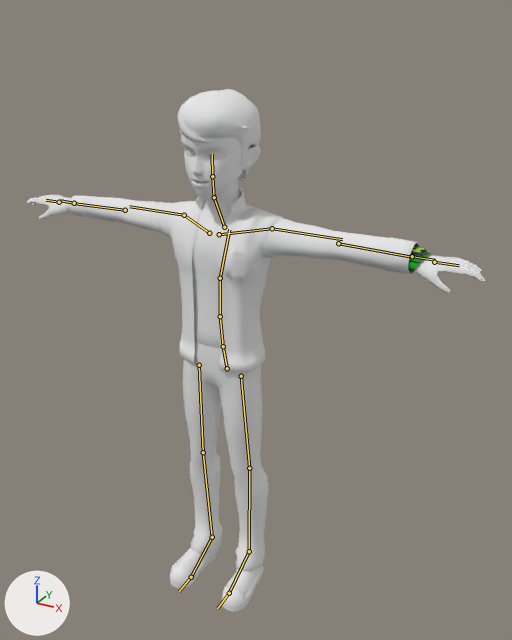
Two versions of the glTF model data/ben_tennyson.glb, one commit apart.
Rendered twice from a 50 mm camera at (0.958, -1.53, 1.683) aimed at (0.075, 0.077, 0.88). The axes (+X, +Y, +Z) are drawn at lower left. The lights are the same throughout. The picture after the commit comes second. The bones that change, and the others that lie on the model, are drawn over the model as lines.

The first picture shows 'Mesh_1', 'Skinned Mesh 0'.
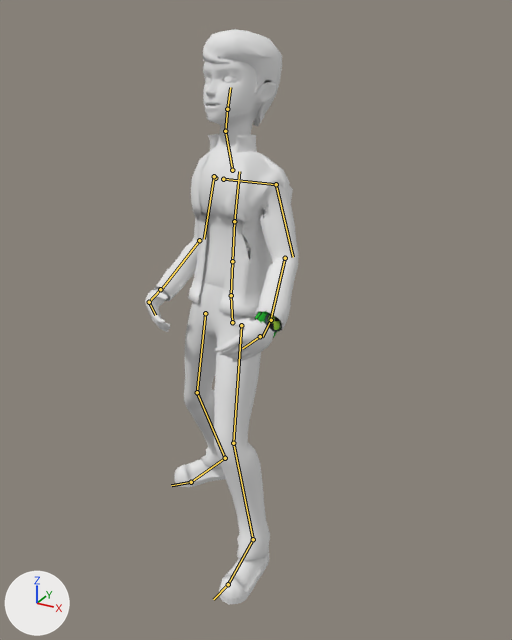
The newer file adds an action. The first version stands in its rest pose; the second is drawn at frame 3 of the action 'Hit_Chest'.

Where the change shows, as pixel boxes [x1, y1, x2, y2] in the pictures (512 x 640 px):
'Mesh_1', posed (66% narrower, 10% taller)
    before: [27, 89, 485, 612]
    after: [145, 29, 298, 604]
'Skinned Mesh 0', posed
    before: [408, 247, 431, 272]
    after: [254, 311, 281, 338]
bone 'pelvis', root to tip
    before: (227, 368) to (223, 346)
    after: (232, 322) to (231, 295)
bone 'spine_02', root to tip
    before: (220, 316) to (220, 278)
    after: (232, 261) to (234, 221)
bone 'spine_03', root to tip
    before: (220, 278) to (229, 229)
    after: (234, 221) to (239, 171)
bone 'neck_01', root to tip
    before: (224, 227) to (214, 197)
    after: (232, 170) to (225, 131)
bone 'head_leaf', root to tip
    before: (212, 176) to (212, 154)
    after: (227, 109) to (230, 87)
bone 'clavicle_l', root to tip
    before: (219, 234) to (272, 228)
    after: (223, 179) to (276, 184)
bone 'upperarm_l', root to tip
    before: (272, 228) to (342, 239)
    after: (276, 184) to (293, 257)
bone 'lowerarm_l', root to tip
    before: (338, 243) to (412, 257)
    after: (285, 258) to (270, 320)
bone 'hand_l', root to tip
    before: (412, 256) to (435, 260)
    after: (271, 320) to (262, 337)
bone 'middle_01_l', root to tip
    before: (434, 262) to (459, 265)
    after: (260, 336) to (242, 348)
bone 'clavicle_r', root to tip
    before: (209, 233) to (184, 215)
    after: (215, 178) to (214, 176)
bone 'upperarm_r', root to tip
    before: (184, 215) to (129, 206)
    after: (214, 176) to (204, 239)
bone 'lowerarm_r', root to tip
    before: (125, 210) to (74, 203)
    after: (199, 240) to (161, 290)
bone 'hand_r', root to tip
    before: (74, 203) to (60, 200)
    after: (160, 289) to (148, 302)
bone 'middle_01_r', root to tip
    before: (59, 202) to (46, 200)
    after: (149, 302) to (155, 315)
bone 'thigh_l', root to tip
    before: (241, 376) to (249, 468)
    after: (241, 325) to (233, 443)
bone 'calf_l', root to tip
    before: (249, 468) to (249, 551)
    after: (233, 443) to (253, 539)
bone 'foot_l', root to tip
    before: (249, 551) to (229, 593)
    after: (253, 539) to (228, 584)
bone 'thigh_r', root to tip
    before: (199, 365) to (203, 452)
    after: (205, 313) to (197, 392)
bone 'calf_r', root to tip
    before: (203, 452) to (212, 537)
    after: (197, 392) to (225, 458)
bone 'foot_r', root to tip
    before: (212, 537) to (191, 577)
    after: (225, 458) to (191, 482)

Diff of the bpy script that builds the scene:
```diff
--- a/data/ben_tennyson.glb.py
+++ b/data/ben_tennyson.glb.py
@@ bone_pelvis @@
 bone_pelvis = bpy.data.objects['Skinned Mesh 1'].pose.bones['pelvis']  # child of 'root'
-bone_pelvis.location = (0.0, 0.0, 0.0)
-bone_pelvis.rotation_quaternion = (1.0, 0.0, 0.0, 0.0)  # degrees (0, 0, 0)
+bone_pelvis.location = (0.005, 0.126, -0.059)
+bone_pelvis.rotation_quaternion = (0.986, -0.116, -0.111, 0.032)  # degrees (-14, -12, 5)
@@ bone_spine_02 @@
 bone_spine_02 = bpy.data.objects['Skinned Mesh 1'].pose.bones['spine_02']  # child of 'spine_01'
-bone_spine_02.rotation_quaternion = (1.0, 0.0, 0.0, 0.0)  # degrees (0, 0, 0)
+bone_spine_02.rotation_quaternion = (0.999, 0.052, 0.001, 0.012)  # degrees (6, 0, 1)
@@ bone_spine_03 @@
 bone_spine_03 = bpy.data.objects['Skinned Mesh 1'].pose.bones['spine_03']  # child of 'spine_02'
-bone_spine_03.rotation_quaternion = (1.0, 0.0, 0.0, 0.0)  # degrees (0, 0, 0)
+bone_spine_03.rotation_quaternion = (0.988, 0.153, 0.002, 0.012)  # degrees (18, 0, 1)
@@ bone_neck_01 @@
 bone_neck_01 = bpy.data.objects['Skinned Mesh 1'].pose.bones['neck_01']  # child of 'spine_03'
-bone_neck_01.rotation_quaternion = (1.0, 0.0, 0.0, 0.0)  # degrees (0, 0, 0)
+bone_neck_01.rotation_quaternion = (0.965, -0.264, 0.006, 0.008)  # degrees (-31, 1, 1)
@@ bone_head_leaf @@
 bone_head_leaf = bpy.data.objects['Skinned Mesh 1'].pose.bones['head_leaf']  # child of 'head'
-bone_head_leaf.rotation_quaternion = (1.0, 0.0, 0.0, 0.0)  # degrees (0, 0, 0)
+bone_head_leaf.rotation_quaternion = (1.0, 0.031, 0.0, 0.0)  # degrees (4, 0, 0)
@@ bone_clavicle_l @@
 bone_clavicle_l = bpy.data.objects['Skinned Mesh 1'].pose.bones['clavicle_l']  # child of 'spine_03'
-bone_clavicle_l.rotation_quaternion = (1.0, 0.0, 0.0, 0.0)  # degrees (0, 0, 0)
+bone_clavicle_l.rotation_quaternion = (0.98, -0.168, -0.101, 0.039)  # degrees (-20, -11, 6)
@@ bone_upperarm_l @@
 bone_upperarm_l = bpy.data.objects['Skinned Mesh 1'].pose.bones['upperarm_l']  # child of 'clavicle_l'
-bone_upperarm_l.rotation_quaternion = (1.0, 0.0, 0.0, 0.0)  # degrees (0, 0, 0)
+bone_upperarm_l.rotation_quaternion = (0.869, 0.09, 0.102, -0.476)  # degrees (4, 15, -57)
@@ bone_lowerarm_l @@
 bone_lowerarm_l = bpy.data.objects['Skinned Mesh 1'].pose.bones['lowerarm_l']  # child of 'upperarm_l'
-bone_lowerarm_l.rotation_quaternion = (1.0, 0.0, 0.0, 0.0)  # degrees (0, 0, 0)
+bone_lowerarm_l.rotation_quaternion = (0.953, 0.295, -0.057, 0.047)  # degrees (34, -8, 3)
@@ bone_hand_l @@
 bone_hand_l = bpy.data.objects['Skinned Mesh 1'].pose.bones['hand_l']  # child of 'lowerarm_l'
-bone_hand_l.rotation_quaternion = (1.0, 0.0, 0.0, 0.0)  # degrees (0, 0, 0)
+bone_hand_l.rotation_quaternion = (0.993, 0.114, 0.006, -0.035)  # degrees (13, 1, -4)
@@ bone_middle_01_l @@
 bone_middle_01_l = bpy.data.objects['Skinned Mesh 1'].pose.bones['middle_01_l']  # child of 'hand_l'
-bone_middle_01_l.rotation_quaternion = (1.0, 0.0, 0.0, 0.0)  # degrees (0, 0, 0)
+bone_middle_01_l.rotation_quaternion = (0.872, 0.49, 0.0, 0.007)  # degrees (59, 0, 1)
@@ bone_clavicle_r @@
 bone_clavicle_r = bpy.data.objects['Skinned Mesh 1'].pose.bones['clavicle_r']  # child of 'spine_03'
-bone_clavicle_r.rotation_quaternion = (1.0, 0.0, 0.0, 0.0)  # degrees (0, 0, 0)
+bone_clavicle_r.rotation_quaternion = (0.97, -0.177, 0.085, -0.141)  # degrees (-22, 7, -18)
@@ bone_upperarm_r @@
 bone_upperarm_r = bpy.data.objects['Skinned Mesh 1'].pose.bones['upperarm_r']  # child of 'clavicle_r'
-bone_upperarm_r.rotation_quaternion = (1.0, 0.0, 0.0, 0.0)  # degrees (0, 0, 0)
+bone_upperarm_r.rotation_quaternion = (0.847, 0.063, -0.102, 0.517)  # degrees (0, -14, 63)
@@ bone_lowerarm_r @@
 bone_lowerarm_r = bpy.data.objects['Skinned Mesh 1'].pose.bones['lowerarm_r']  # child of 'upperarm_r'
-bone_lowerarm_r.rotation_quaternion = (1.0, 0.0, 0.0, 0.0)  # degrees (0, 0, 0)
+bone_lowerarm_r.rotation_quaternion = (0.918, 0.389, -0.068, 0.033)  # degrees (46, -9, 0)
@@ bone_hand_r @@
 bone_hand_r = bpy.data.objects['Skinned Mesh 1'].pose.bones['hand_r']  # child of 'lowerarm_r'
-bone_hand_r.rotation_quaternion = (1.0, 0.0, 0.0, 0.0)  # degrees (0, 0, 0)
+bone_hand_r.rotation_quaternion = (0.991, 0.125, 0.004, 0.054)  # degrees (14, 0, 6)
@@ bone_middle_01_r @@
 bone_middle_01_r = bpy.data.objects['Skinned Mesh 1'].pose.bones['middle_01_r']  # child of 'hand_r'
-bone_middle_01_r.rotation_quaternion = (1.0, 0.0, 0.0, 0.0)  # degrees (0, 0, 0)
+bone_middle_01_r.rotation_quaternion = (0.872, 0.49, 0.0, -0.007)  # degrees (59, 0, -1)
@@ bone_thigh_l @@
 bone_thigh_l = bpy.data.objects['Skinned Mesh 1'].pose.bones['thigh_l']  # child of 'pelvis'
-bone_thigh_l.rotation_quaternion = (1.0, 0.0, 0.0, 0.0)  # degrees (0, 0, 0)
+bone_thigh_l.rotation_quaternion = (0.991, -0.105, -0.004, -0.081)  # degrees (-12, -1, -9)
@@ bone_calf_l @@
 bone_calf_l = bpy.data.objects['Skinned Mesh 1'].pose.bones['calf_l']  # child of 'thigh_l'
-bone_calf_l.rotation_quaternion = (1.0, 0.0, 0.0, 0.0)  # degrees (0, 0, 0)
+bone_calf_l.rotation_quaternion = (0.962, 0.248, -0.118, -0.011)  # degrees (29, -13, -5)
@@ bone_foot_l @@
 bone_foot_l = bpy.data.objects['Skinned Mesh 1'].pose.bones['foot_l']  # child of 'calf_l'
-bone_foot_l.rotation_quaternion = (1.0, 0.0, 0.0, 0.0)  # degrees (0, 0, 0)
+bone_foot_l.rotation_quaternion = (0.994, 0.013, -0.043, 0.101)  # degrees (1, -5, 12)
@@ bone_thigh_r @@
 bone_thigh_r = bpy.data.objects['Skinned Mesh 1'].pose.bones['thigh_r']  # child of 'pelvis'
-bone_thigh_r.rotation_quaternion = (1.0, 0.0, 0.0, 0.0)  # degrees (0, 0, 0)
+bone_thigh_r.rotation_quaternion = (-0.981, -0.133, -0.002, -0.138)  # degrees (15, -2, 16)
@@ bone_calf_r @@
 bone_calf_r = bpy.data.objects['Skinned Mesh 1'].pose.bones['calf_r']  # child of 'thigh_r'
-bone_calf_r.rotation_quaternion = (1.0, 0.0, 0.0, 0.0)  # degrees (0, 0, 0)
+bone_calf_r.rotation_quaternion = (0.921, 0.169, 0.351, -0.023)  # degrees (23, 41, 6)
@@ bone_foot_r @@
 bone_foot_r = bpy.data.objects['Skinned Mesh 1'].pose.bones['foot_r']  # child of 'calf_r'
-bone_foot_r.rotation_quaternion = (1.0, 0.0, 0.0, 0.0)  # degrees (0, 0, 0)
+bone_foot_r.rotation_quaternion = (0.977, -0.092, 0.067, -0.179)  # degrees (-12, 6, -21)
```
